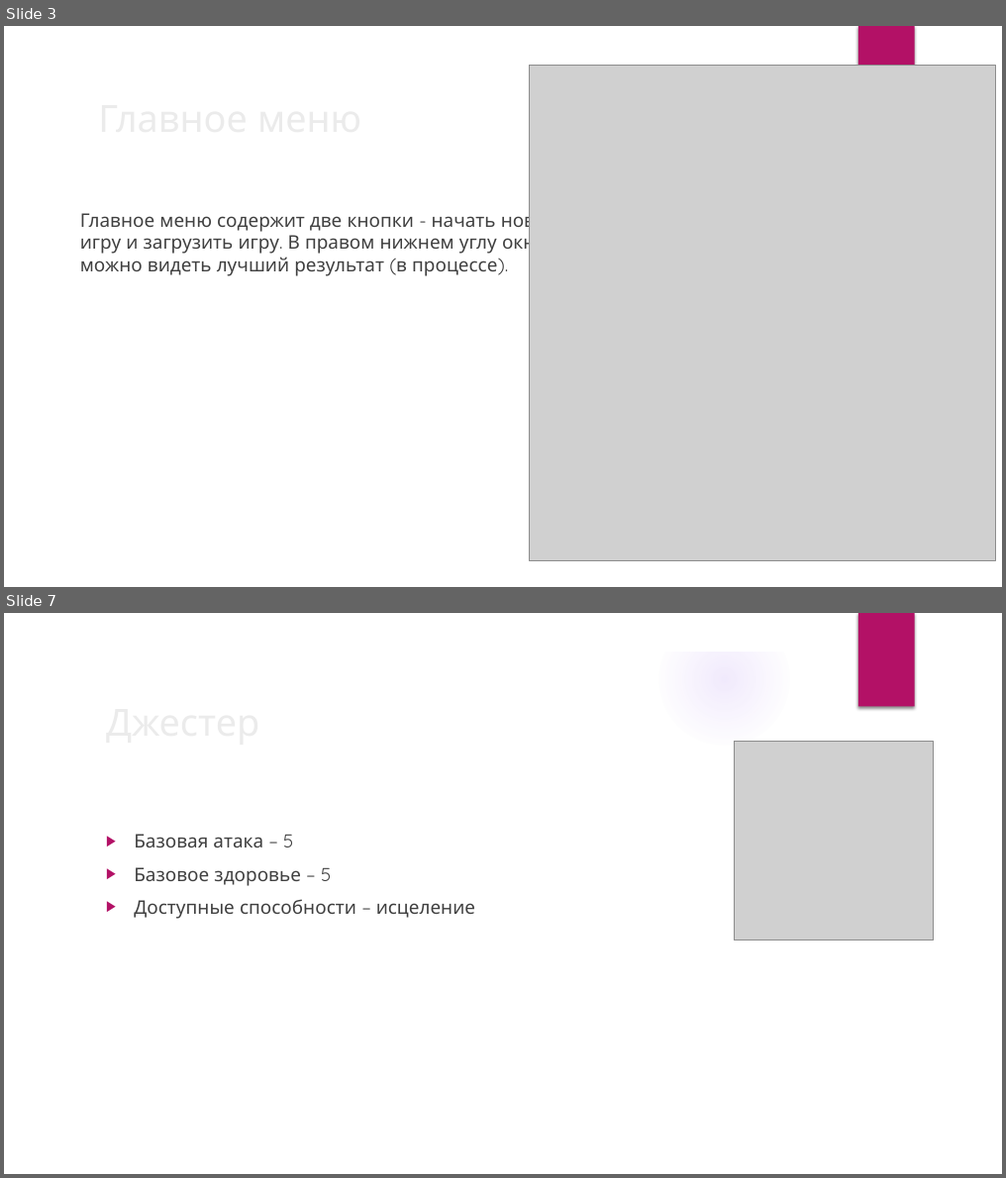
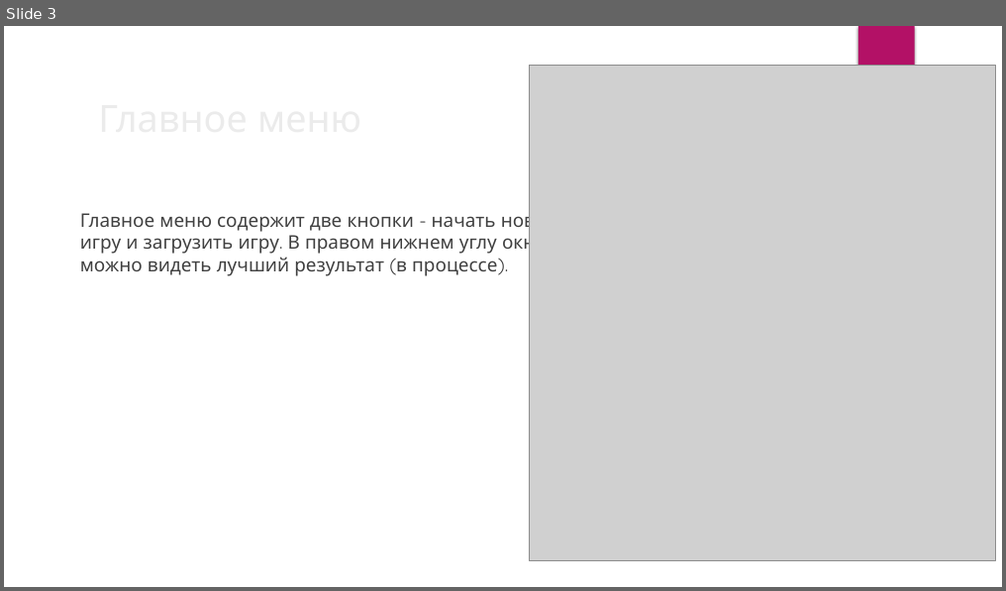
Before and after one commit to Roma109/pyqt-project, a slide deck: Игра Daggerfall.pptx. Shown one above the other, each under a label of ours: slides 3 and 7 before the commit, slide 3 after it; the slides between them are not shown. The pictures are 1006x1178 and 1006x591 pixels, drawn with LibreOffice and Linux fonts; fonts in the diff are those of the drawing; grey boxes stand for pictures; background and template pictures are left out. Boxes give left, top, right and bottom in pixels: in the first picture for what was removed or moved away, otherwise in the second. Text is boxed around its words. In the diff, an @@ line names an element or a change of style, - is before the commit and + after.

```diff
--- a/Игра Daggerfall.pptx
+++ b/Игра Daggerfall.pptx
@@ slide 7 removed at [4,613,1002,1174], background picture (left out); not listed: 7 template elements that a slide beside it also shows @@
@@ title removed at [98,692,816,750] @@
-Джестер
@@ freeform shape removed at [698,738,971,819] @@
@@ ellipse removed at [709,750,939,980] @@
@@ picture removed at [734,741,934,941] @@
@@ text removed at [134,834,475,919] @@
-▶ Базовая атака – 5
-▶ Базовое здоровье – 5
-▶ Доступные способности – исцеление
```
Also in this commit, not shown: 4 slides changed, 1 slide added, 2 other slides removed, 4 other files.
